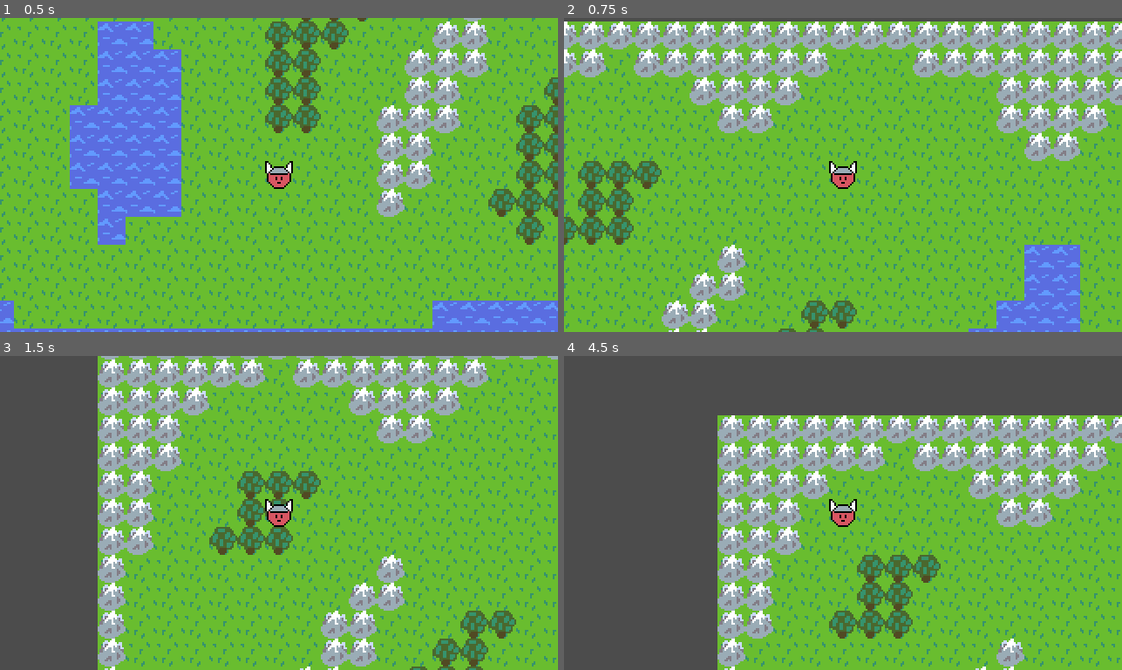
Above: before the commit, frames 1-4 (two rows, left to right).
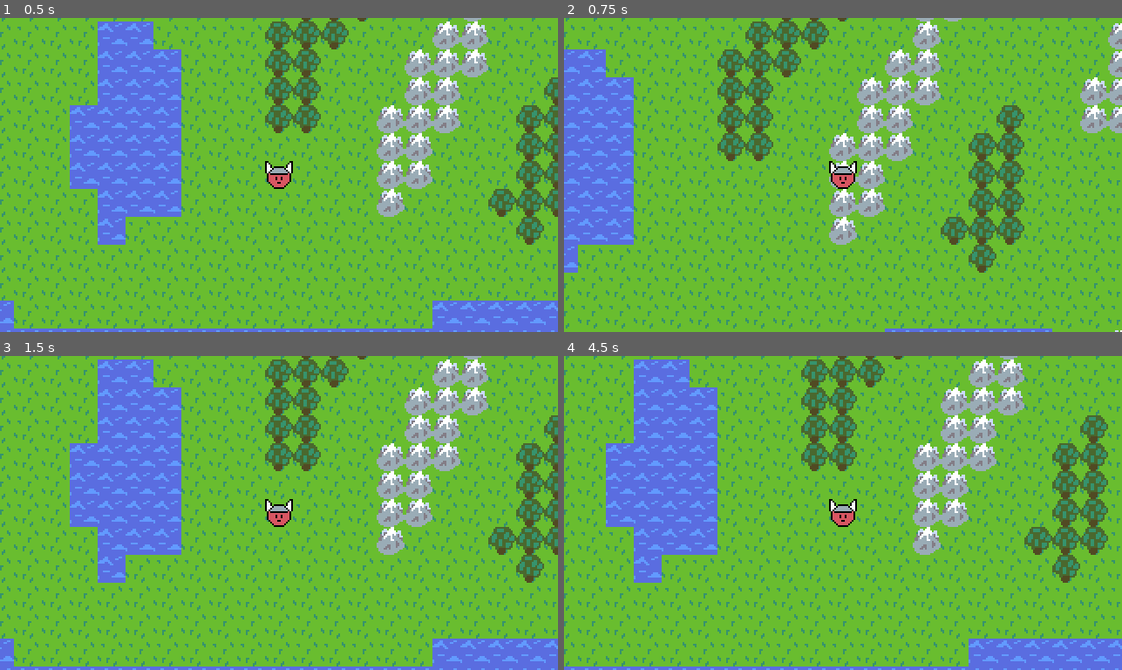
Above: after the commit, the same moments.

Repository: AaronWizard/LegendsOfMajesticSteel
Game: Godot game, scene res://scenes/Game.tscn
Same seed, same stepped clock (60 frames per second), same inputs: the game is played once before the commit and once after it.
Inputs (mouse positions are in pixels of both pictures, inside the frame that each line leads up to):
- Up to frame 1 (0.5 s): no input
- Up to frame 2 (0.75 s): tap Enter at 0.5 s; move the mouse to (965, 159) at 0.52 s; press the mouse at (965, 159) at 0.53 s
- Up to frame 3 (1.5 s): tap Space at 1.25 s; move the mouse to (167, 528) at 1.27 s; release the mouse at (167, 528) at 1.28 s; click (167, 528) at 1.35 s
- Up to frame 4 (4.5 s): tap Enter at 2, 3.5 s; move the mouse to (898, 443) at 2.02 s; press the mouse at (898, 443) at 2.03 s; tap Space at 2.75, 4.25 s; move the mouse to (815, 575) at 2.77 s; release the mouse at (815, 575) at 2.78 s; click (815, 575) at 2.85 s; move the mouse to (1010, 560) at 3.52 s; press the mouse at (1010, 560) at 3.53 s; move the mouse to (675, 465) at 4.27 s; release the mouse at (675, 465) at 4.28 s; click (675, 465) at 4.35 s

Frame 1 is identical in both runs. In frame 2, 38% of the frame differs, in the area x 0-100%, y 0-100%; in frame 3, 48%; in frame 4, 65%.

Commit message:
Actor movement on click

Diff:
--- a/project.godot
+++ b/project.godot
@@ -8,9 +8,14 @@
 
 config_version=4
 
-_global_script_classes=[  ]
+_global_script_classes=[ {
+"base": "Node2D",
+"class": "Actor",
+"language": "GDScript",
+"path": "res://scenes/actors/Actor.gd"
+} ]
 _global_script_class_icons={
-
+"Actor": ""
 }
 
 [application]
--- a/scenes/actors/Actor.gd
+++ b/scenes/actors/Actor.gd
@@ -1,4 +1,7 @@
+class_name Actor
 extends Node2D
+
+signal requested_mouse_cell
 
 export var tile_size := Vector2(16, 16) setget set_tile_size
 var cell_pos: Vector2 setget set_cell_pos
@@ -6,8 +9,9 @@
 
 func _ready() -> void:
 	var floating_cell := position / tile_size
-	cell_pos = Vector2(int(floating_cell.x), int(floating_cell.y))
-	_set_pixel_position()
+	var cell := Vector2(int(floating_cell.x), int(floating_cell.y))
+	set_cell_pos(cell)
+	print(cell_pos)
 
 
 func set_tile_size(new_value: Vector2) -> void:
@@ -26,6 +30,8 @@
 
 func _unhandled_input(event: InputEvent) -> void:
 	if event.is_action_pressed("click"):
-		var click_pos := event.position as Vector2
-		print(get_parent().world_to_map(click_pos))
-		set_cell_pos(get_parent().world_to_map(click_pos))
+		var map := get_parent() as TileMap
+		if map:
+			var click_pos := map.get_local_mouse_position()
+			var click_cell := map.world_to_map(click_pos)
+			set_cell_pos(click_cell)
